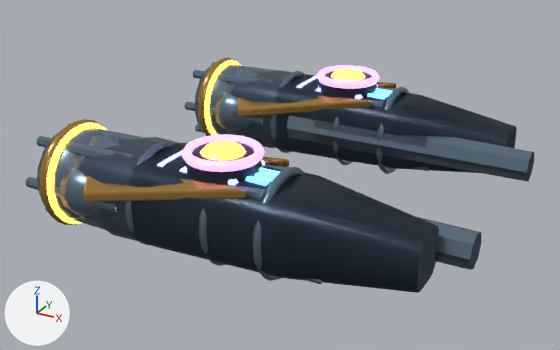
Before and after pictures for a commit that changed the glTF model art/blender/fittings/spectre/engine.glb.
One viewpoint serves both versions: a 50 mm lens placed at (-9.54, -24.96, 11.09), pointed at (-22.92, -0.63, -1.07). The lights are fixed; the arrows at lower left show +X, +Y and +Z. The first picture is the older version. Where no turn or scale is listed for an object, it has been applied to the vertices.

Objects in the first picture: 'e_fusion Brushed fitting edges', 'e_fusion Fitting gunmetal', 'e_fusion Fusion amber core', 'e_fusion Machined graphite', 'e_fusion e_fusion emitter', 'e_ion Brushed fitting edges', 'e_nova Brushed fitting edges', 'e_nova Champagne gold edging', 'e_nova Fitting gunmetal', 'e_nova e_nova emitter', 'e_twin Brushed fitting edges', 'e_twin e_twin emitter' and 1 more.
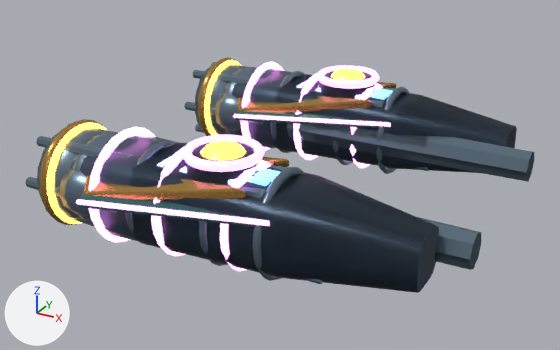
Pixel boxes [x1, y1, x2, y2] of what changed, in the pictures (560 x 350 px):
'e_phantom e_phantom emitter', added: after [76, 61, 391, 271]
'e_phantom Phantom blue-black enamel', added (mostly hidden): after [79, 110, 387, 228]
'e_phantom Brushed fitting edges', added (mostly hidden): after [70, 68, 478, 269]
'e_fusion Brushed fitting edges', unchanged, covered by the edit: before [73, 69, 429, 284]; after [302, 167, 481, 284]

The change in detail:
Material 'Phantom blue-black enamel' (mat_phantom_blue_black_enamel) is new.
Its base color is (0.048, 0.17, 0.18) (dark cyan #3e7376).
Its metallic is 0.59.
Its roughness is 0.26.
Material 'e_phantom emitter' (mat_e_phantom_emitter) is new.
Its base color is (1.0, 0.32, 0.86) (pink #ff99ef).
Its metallic is 0.1.
Its roughness is 0.28.
Its emission color is (1.0, 0.32, 0.86) (pink #ff99ef).
Its emission strength is 2.8.
Mesh me_phase_vane is new.
It has 224 vertices, 432 faces and spans x -3.68..3.68, y -7.47..7.47, z -0.61..0.61.
It uses material mat_phantom_blue_black_enamel (dark cyan #3e7376).
Mesh me_hot_inner_lip_010 is new.
It has 1264 vertices, 2536 faces and spans x -4.1..4.1, y -7.6..7.6, z -2.2..2.2.
It uses material mat_e_phantom_emitter (pink #ff99ef, glowing pink #ff99ef).
Mesh me_load_bearing_trunnion_008 is new.
It has 224 vertices, 440 faces and spans x -7.0..7.0, y -6.73..6.73, z -1.73..1.73.
It uses material mat_brushed_fitting_edges (greyish blue #6c8190).
Object 'e_phantom Phantom blue-black enamel' (ob_e_phantom_phantom_blue_black_enamel) is new; it shows me_phase_vane.
Its location is (-23.65, 0.0, 0.13).
Object 'e_phantom e_phantom emitter' (ob_e_phantom_e_phantom_emitter) is new; it shows me_hot_inner_lip_010.
Its location is (-24.01, 0.0, -0.6).
Object 'e_phantom Brushed fitting edges' (ob_e_phantom_brushed_fitting_edges) is new; it shows me_load_bearing_trunnion_008.
Its location is (-21.35, 0.0, -0.6).
